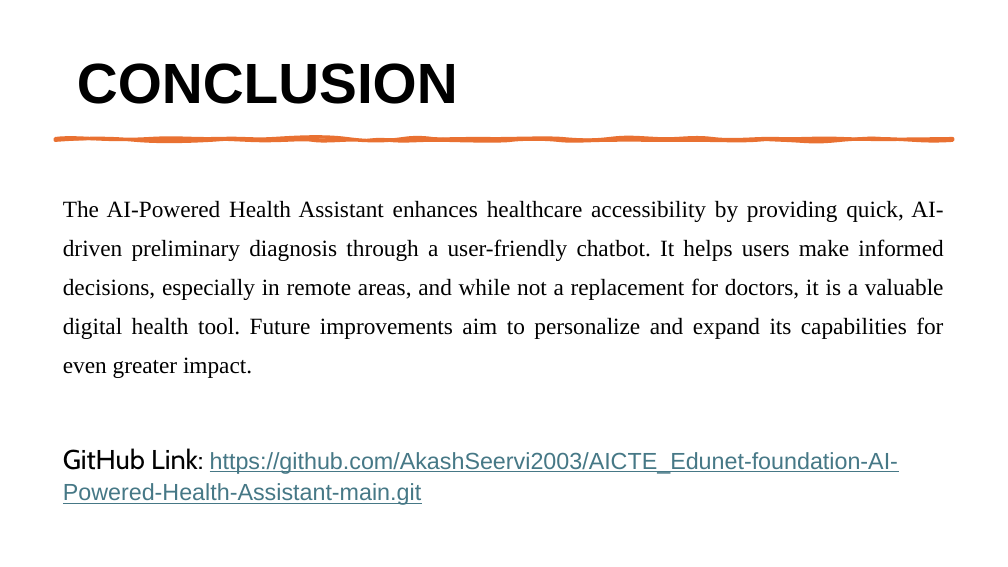
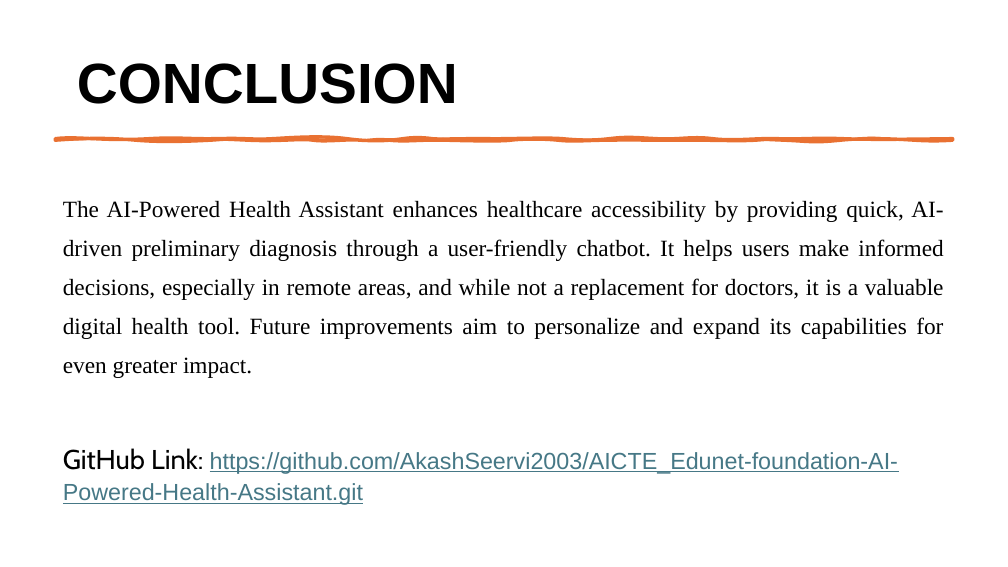
Before and after one commit to AkashSeervi2003/AICTE_Edunet-foundation-AI-Powered-Health-Assistant, a slide deck: slide 14 of Final_AICTE_PPT.pptx. Drawn at 1008x567 pixels with LibreOffice and Linux fonts; fonts in the diff are those of the drawing. Boxes give left, top, right and bottom in pixels: in the first picture for what was removed or moved away, otherwise in the second. Text is boxed around its words. In the diff, an @@ line names an element or a change of style, - is before the commit and + after.

Commit message:
Update Final_AICTE_PPT presentation

```diff
--- a/Final_AICTE_PPT.pptx
+++ b/Final_AICTE_PPT.pptx
@@ text at <box>63,448,898,505</box>: text changed @@
-GitHub Link: https://github.com/AkashSeervi2003/AICTE_Edunet-foundation-AI-Powered-Health-Assistant-main.git
+GitHub Link: https://github.com/AkashSeervi2003/AICTE_Edunet-foundation-AI-Powered-Health-Assistant.git
```
Also in this commit, not shown: 1 other slide changed.
